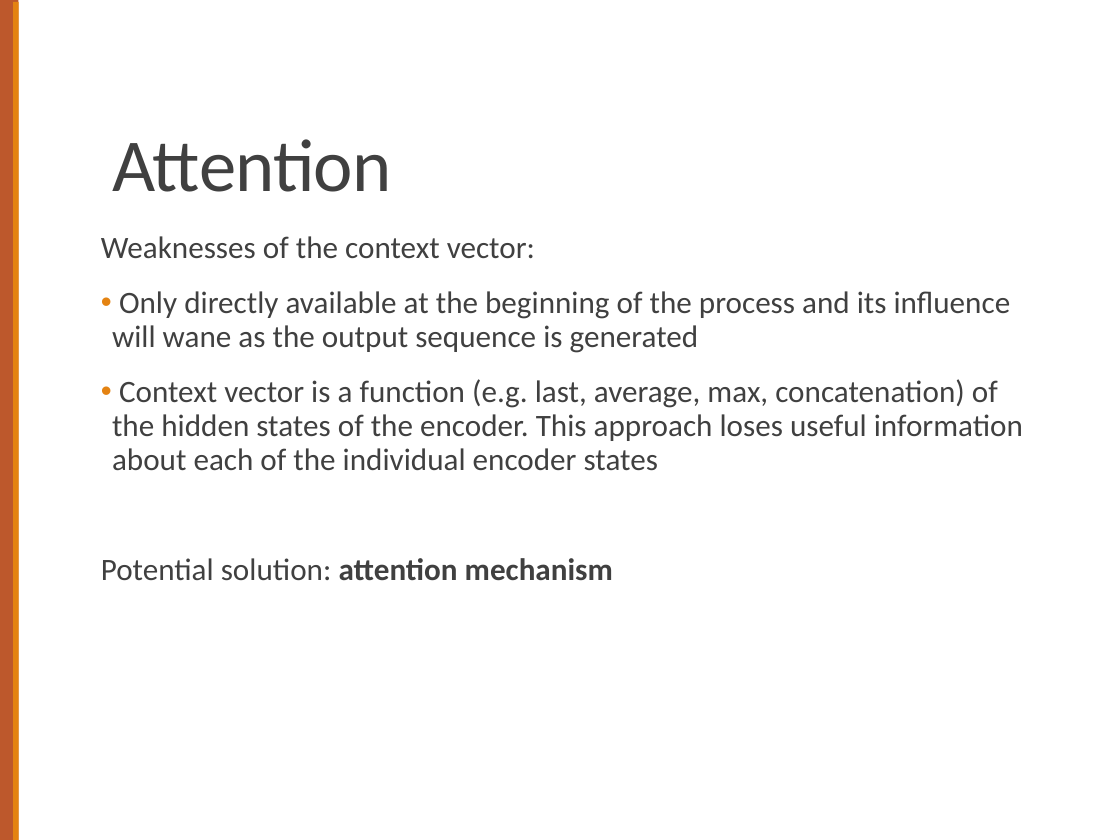
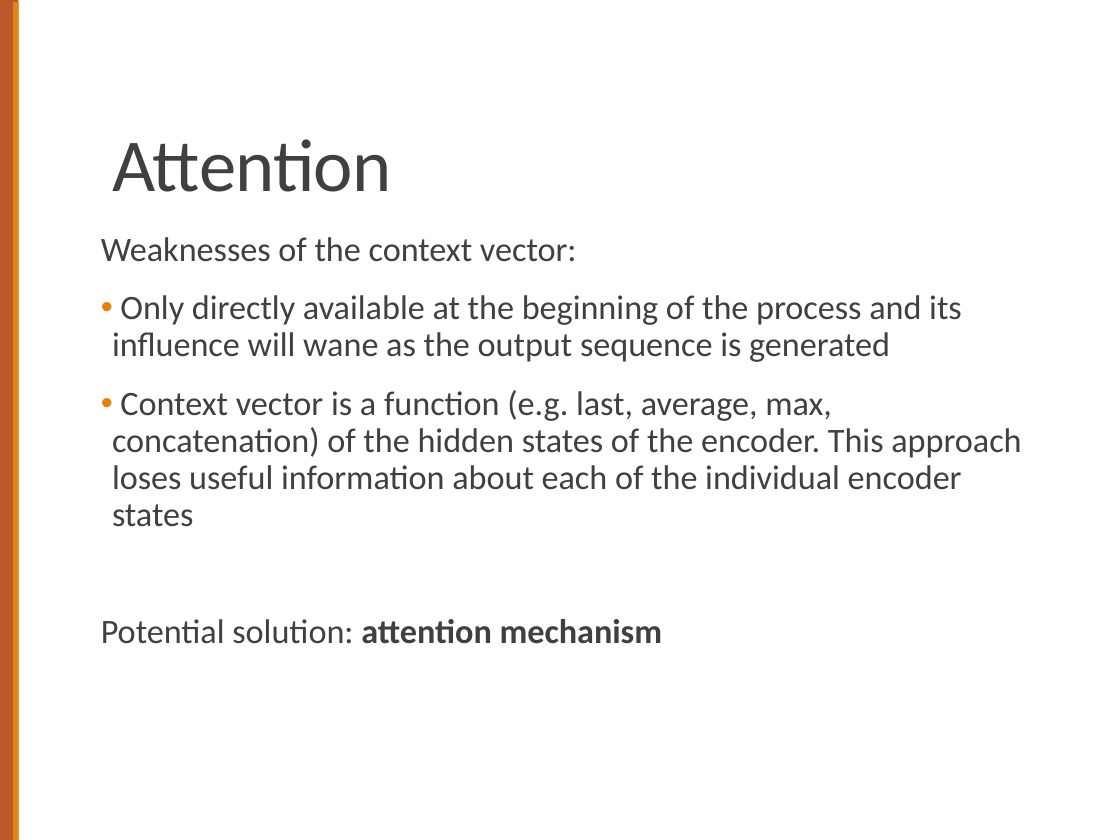
Before and after one commit to computational-linguistics-class/computational-linguistics-class.github.io, a slide deck: slide 29 of slides/18-encoder-decoder-models.pptx (slide 9 before the commit). Drawn at 1120x840 pixels with LibreOffice and Linux fonts; fonts in the diff are those of the drawing. Boxes give left, top, right and bottom in pixels: in the first picture for what was removed or moved away, otherwise in the second. Text is boxed around its words. In the diff, an @@ line names an element or a change of style, - is before the commit and + after.

```diff
--- a/slides/18-encoder-decoder-models.pptx
+++ b/slides/18-encoder-decoder-models.pptx
@@ text "Weaknesses of the context vector:" at box(101, 237, 1021, 644): size 20 to 22 pt @@
```
Also in this commit, not shown: 4 other slides changed, 20 slides added, 2 other files.
